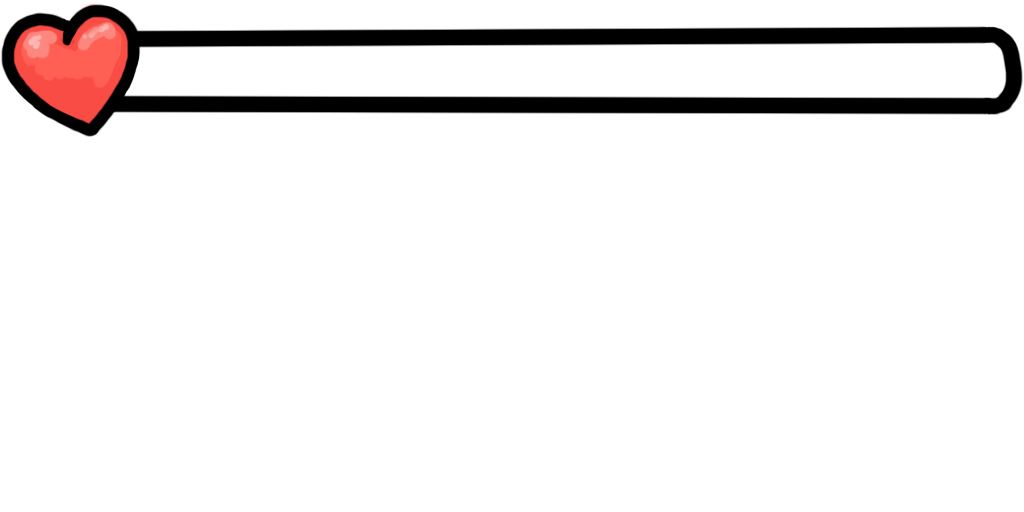
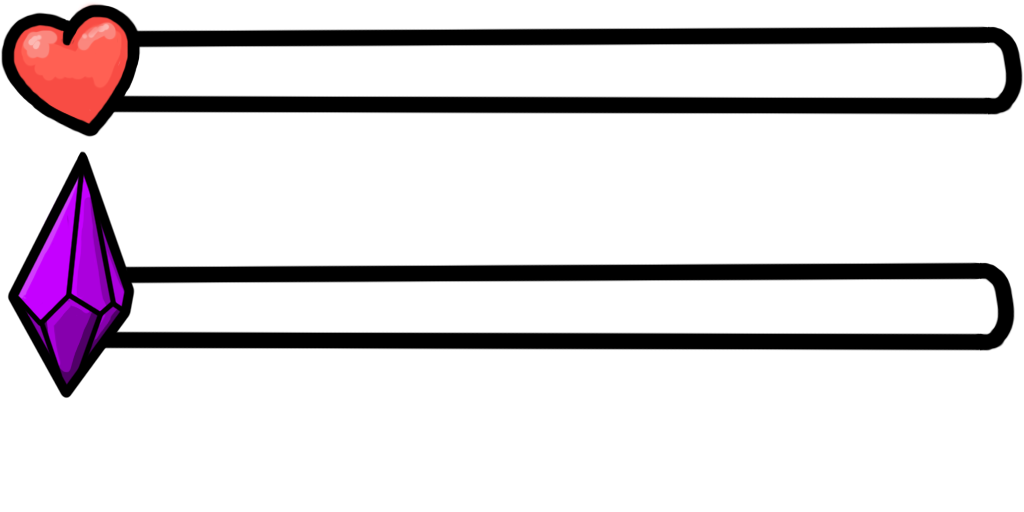
Comparing the layer stacks of the two w=1024, h=512 images. Changes:
added group "Shard" with 5 layers above "Full bg" over (x1=7, y1=151, x2=1015, y2=399)
added layer "Crystal" in group "Shard" over (x1=7, y1=151, x2=135, y2=399)
added layer "Crystal BG" in group "Shard" over (x1=16, y1=169, x2=132, y2=389)
added layer "Bar Outline" (2nd of 2, in "Shard") in group "Shard" over (x1=99, y1=261, x2=1015, y2=352)
added layer "Highlight" (2nd of 2, in "Shard") in group "Shard" over (x1=70, y1=236, x2=1010, y2=315)
